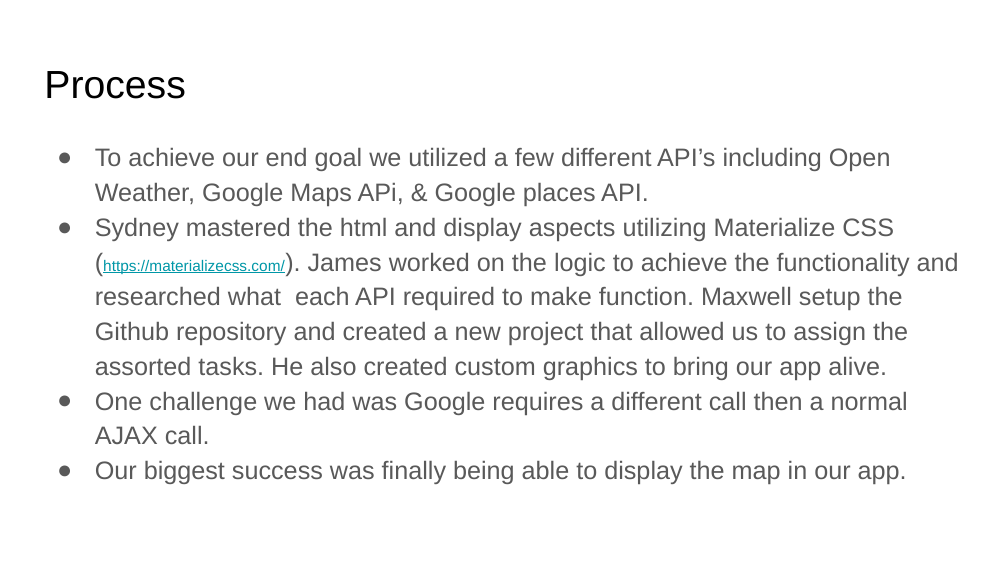
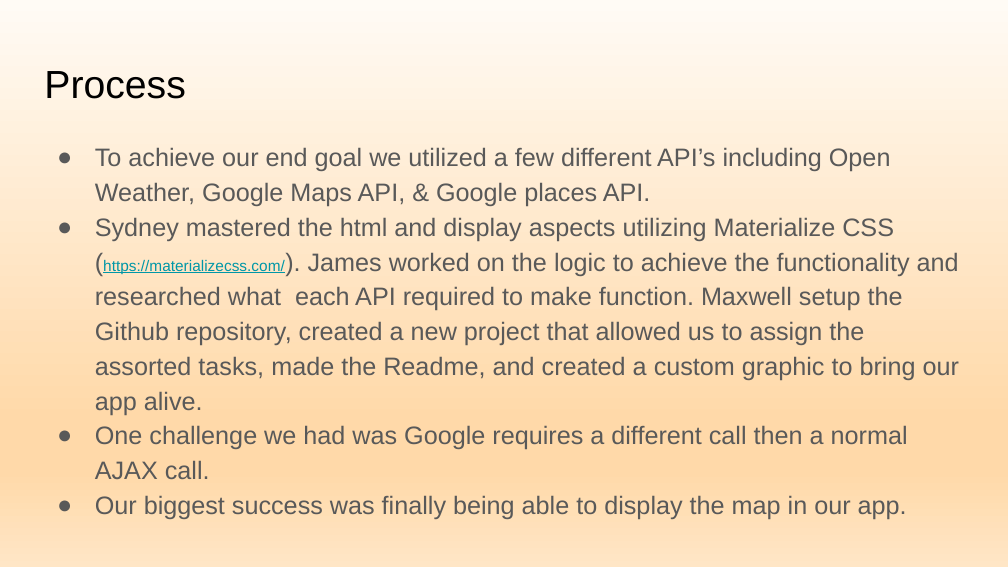
Before and after one commit to alpinelife37/Homework07, a slide deck: slide 4 of Project 1.pptx. Drawn at 1008x567 pixels with LibreOffice and Linux fonts; fonts in the diff are those of the drawing. Boxes give left, top, right and bottom in pixels: in the first picture for what was removed or moved away, otherwise in the second. Text is boxed around its words. In the diff, an @@ line names an element or a change of style, - is before the commit and + after.

```diff
--- a/Project 1.pptx
+++ b/Project 1.pptx
@@ background #FFFFFF to gradient #FFFBF5 to #FFD9A9 to #FFE6C6 @@
@@ text at box(95, 147, 959, 415): text changed @@
-● To achieve our end goal we utilized a few different API’s including Open Weather, Google Maps APi, & Google places API.
-● Sydney mastered the html and display aspects utilizing Materialize CSS (https://materializecss.com/). James worked on the logic to achieve the functionality and researched what each API required to make function. Maxwell setup the Github repository and created a new project that allowed us to assign the assorted tasks. He also created custom graphics to bring our app alive.
+● To achieve our end goal we utilized a few different API’s including Open Weather, Google Maps API, & Google places API.
+● Sydney mastered the html and display aspects utilizing Materialize CSS (https://materializecss.com/). James worked on the logic to achieve the functionality and researched what each API required to make function. Maxwell setup the Github repository, created a new project that allowed us to assign the assorted tasks, made the Readme, and created a custom graphic to bring our app alive.
```
Also in this commit, not shown: 4 other slides changed, 2 slides added, 2 slides removed.
